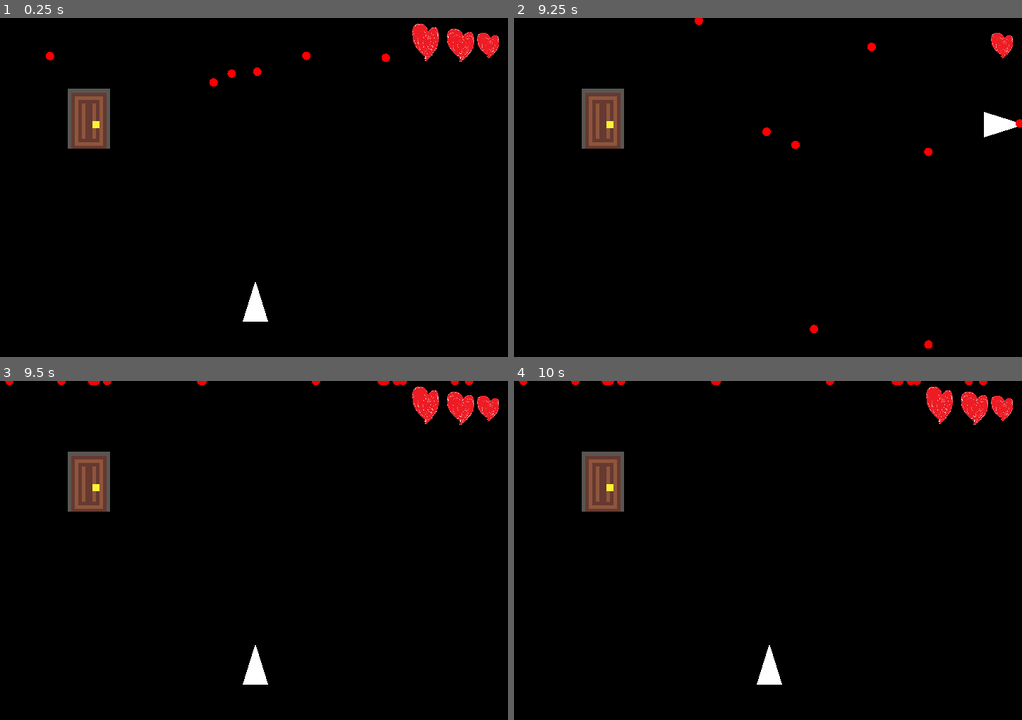
Above: before the commit, frames 1-4 (two rows, left to right).
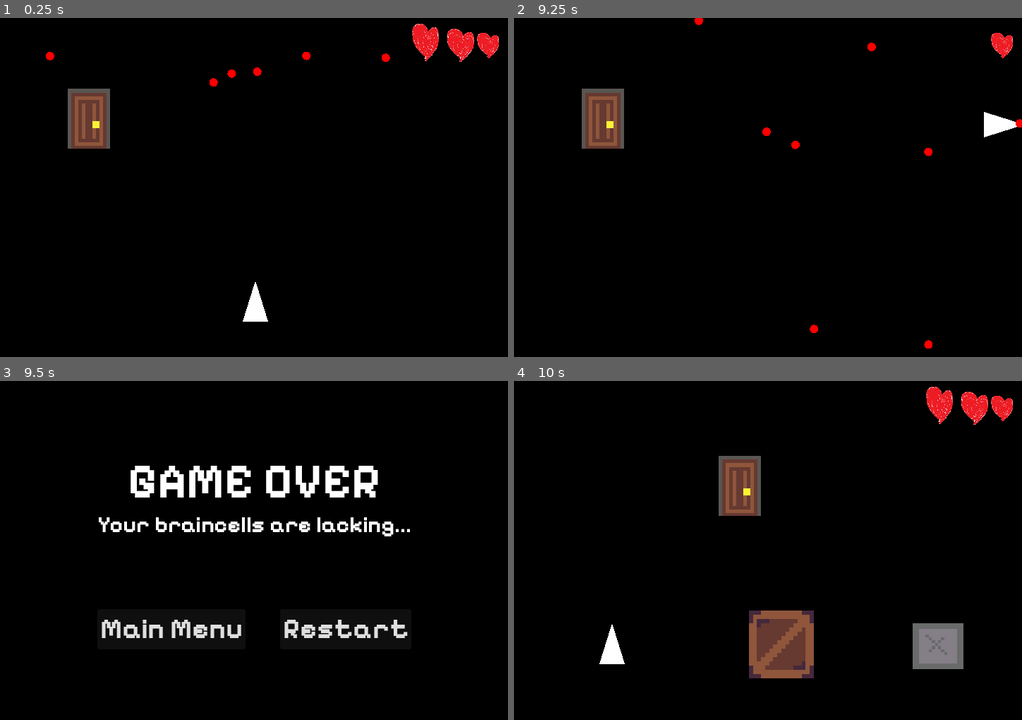
Above: after the commit, the same moments.

Repository: SabrinaRoss/Braincelll-Limited
Game: Godot game, scene res://Levels/2-1.tscn
The game is run twice, just before and just after one commit, with the same random seed, the same clock (stepped at 60 frames per second) and the same inputs. The project has no main scene, so this scene is started directly.
Inputs (mouse positions are in pixels of both pictures, inside the frame that each line leads up to):
- Up to frame 1 (0.25 s): no input
- Up to frame 2 (9.25 s): hold D (move_right) 0.53-1.28 s; hold Space (drop_items) 0.53-1.28 s; hold S (move_down) 1.28-2.03 s; tap Space (drop_items) at 1.35, 2.85, 4.35, 5, 5.85, 7.35, 8.85 s; tap Enter at 2, 8.75 s; hold D (move_right) 2.03-2.78 s; hold Space (drop_items) 2.03-2.78 s; hold W (move_up) 2.78-3.53 s; hold Space (drop_items) 3.53-4.28 s; hold A (move_left) 3.53-5.03 s; hold S (move_down) 5.03-5.78 s; hold Space (drop_items) 5.03-5.78 s; hold D (move_right) 5.78-6.53 s; hold W (move_up) 6.53-7.28 s; hold Space (drop_items) 6.53-7.28 s; hold D (move_right) 7.28-8.03 s; hold S (move_down) 8.03-8.78 s; hold Space (drop_items) 8.03-8.78 s; hold A (move_left) from 8.78 s (still down)
- Up to frame 3 (9.5 s): keep holding A (move_left)
- Up to frame 4 (10 s): release A (move_left) at 9.5 s; click (859, 628) at 9.5 s, where only the run after the commit has a clickable "Restart"

Frames 1-2 are identical in both runs. In frame 3, 8.0% of the frame differs, in the area x 0-99%, y 0-90%; in frame 4, 7.5%.

Commit message:
menu and level fixes

Diff:
--- a/Health/heart.gd
+++ b/Health/heart.gd
@@ -16,8 +16,8 @@
 
 	elif LivesManager.lives == 0:
 		$Heart1.hide()
-		get_tree().paused = true
+		#get_tree().paused = true
 
 
-
-		get_tree().reload_current_scene()
+		get_tree().change_scene_to_file("res://Scene/game_over_screen/game_over_screen.tscn")
+		#get_tree().reload_current_scene()
--- a/Levels/2-1.tscn
+++ b/Levels/2-1.tscn
@@ -28,7 +28,7 @@
 
 [node name="Timer" type="Timer" parent="."]
 process_callback = 0
-wait_time = 5.0
+wait_time = 10.0
 
 [node name="Heart" parent="." instance=ExtResource("3_h2vra")]
 
--- a/Scene/start_scene.tscn
+++ b/Scene/start_scene.tscn
@@ -1,39 +1,33 @@
-[gd_scene load_steps=5 format=3 uid="uid://b8duhcqcw1ibl"]
+[gd_scene load_steps=3 format=3 uid="uid://b8duhcqcw1ibl"]
 
-[ext_resource type="Script" path="res://Scene/start_scene.gd" id="1_lsftn"]
-[ext_resource type="FontFile" uid="uid://blaxo84co62o2" path="res://Fonts/Pixelify_Sans/PixelifySans-VariableFont_wght.ttf" id="1_p8yuy"]
-[ext_resource type="FontFile" uid="uid://cy5mnx61qi1f" path="res://Fonts/Pixelify_Sans/static/PixelifySans-Bold.ttf" id="3_ka5x6"]
-
-[sub_resource type="LabelSettings" id="LabelSettings_2lv5i"]
-line_spacing = 5.0
-font = ExtResource("1_p8yuy")
-font_size = 150
+[ext_resource type="Script" path="res://Scene/start_scene.gd" id="1_7we3j"]
+[ext_resource type="FontFile" uid="uid://cy5mnx61qi1f" path="res://Fonts/Pixelify_Sans/static/PixelifySans-Bold.ttf" id="2_ijt4x"]
 
 [node name="start_scene" type="CanvasLayer"]
-script = ExtResource("1_lsftn")
+script = ExtResource("1_7we3j")
 
 [node name="MarginContainer" type="MarginContainer" parent="."]
-anchors_preset = 15
-anchor_right = 1.0
-anchor_bottom = 1.0
-offset_left = -8.0
-offset_top = 16.0
-offset_right = 157.0
-offset_bottom = -62.0
+custom_minimum_size = Vector2(0, 280)
+anchors_preset = 8
+anchor_left = 0.5
+anchor_top = 0.5
+anchor_right = 0.5
+anchor_bottom = 0.5
+offset_left = -20.0
+offset_top = -20.0
+offset_right = 20.0
+offset_bottom = 20.0
 grow_horizontal = 2
 grow_vertical = 2
-theme_override_constants/margin_left = 16
-theme_override_constants/margin_top = 16
-theme_override_constants/margin_right = 16
-theme_override_constants/margin_bottom = 16
 
-[node name="Label" type="Label" parent="MarginContainer"]
+[node name="Title" type="Label" parent="MarginContainer"]
 layout_mode = 2
 size_flags_horizontal = 4
 size_flags_vertical = 0
+theme_override_fonts/font = ExtResource("2_ijt4x")
+theme_override_font_sizes/font_size = 69
 text = "BRAINCELLS
 LIMITED"
-label_settings = SubResource("LabelSettings_2lv5i")
 horizontal_alignment = 1
 vertical_alignment = 1
 
@@ -44,8 +38,10 @@
 
 [node name="Start Button" type="Button" parent="MarginContainer/VBoxContainer"]
 layout_mode = 2
-theme_override_fonts/font = ExtResource("3_ka5x6")
-theme_override_font_sizes/font_size = 69
+size_flags_horizontal = 4
+size_flags_vertical = 4
+theme_override_fonts/font = ExtResource("2_ijt4x")
+theme_override_font_sizes/font_size = 40
 text = "Start"
 
 [connection signal="pressed" from="MarginContainer/VBoxContainer/Start Button" to="." method="_on_start_button_pressed"]
